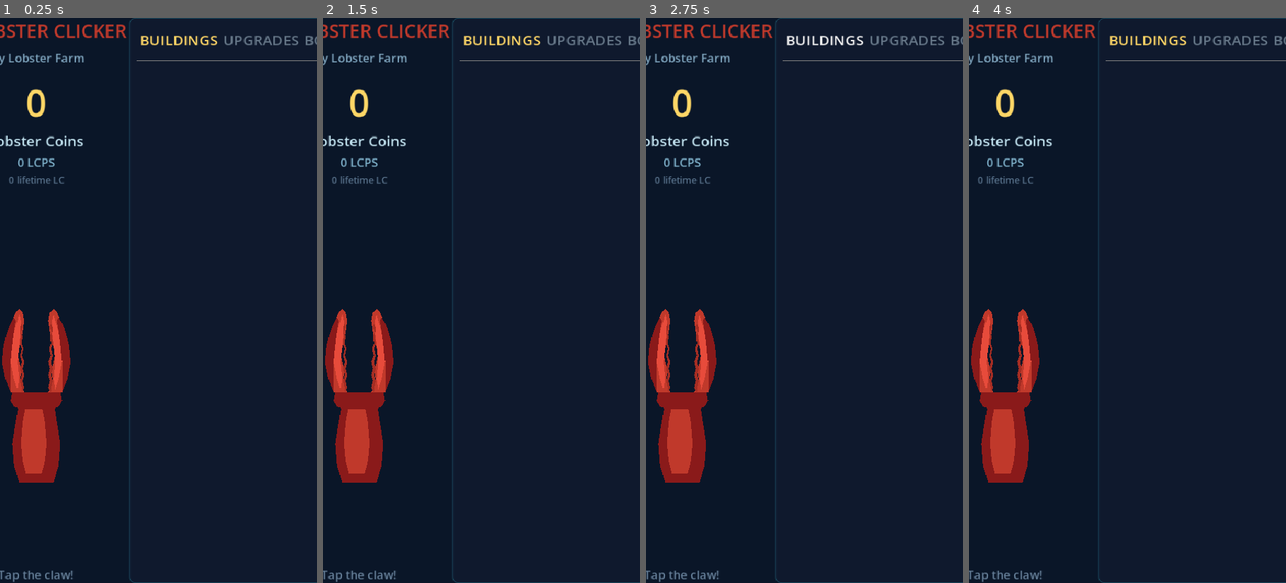
Above: before the commit, frames 1-4 (left to right).
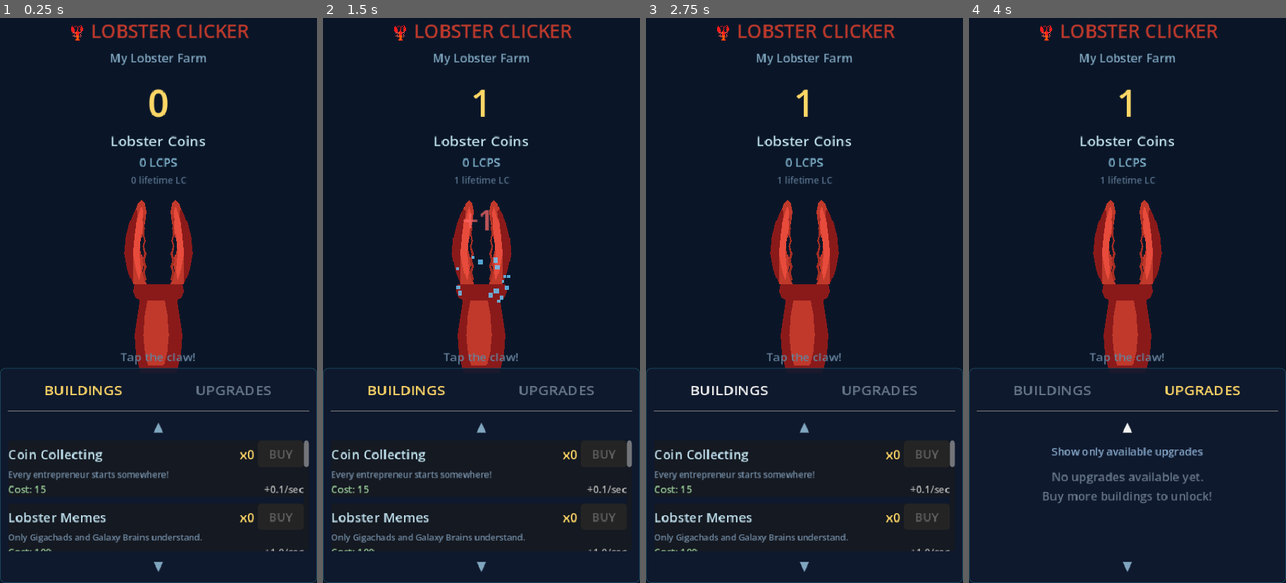
Above: after the commit, the same moments.

Repository: thecryptomasters/lobster-clicker
Game: Godot game, scene res://scenes/main.tscn
Two runs of this game, one before a commit and one after it. Both use one fixed random seed, a clock stepped at 60 frames per second and the inputs below.
Inputs (mouse positions are in pixels of both pictures, inside the frame that each line leads up to; where the layout moved, square brackets give the same spot in the first picture):
- Up to frame 1 (0.25 s): no input
- Up to frame 2 (1.5 s): click "My Lobster Farm" at 0.5 s; click (481, 272) [357, 379] at 1.25 s
- Up to frame 3 (2.75 s): click "BUILDINGS" at 2 s
- Up to frame 4 (4 s): click "UPGRADES" at 2.75 s; click (1127, 424) at 3.5 s, where only the run after the commit has a clickable "▲"

The runs differ from the first frame. In frame 1, 13% of the frame differs, in the area x 0-100%, y 0-100%; in frame 2, 13%; in frame 3, 13%; in frame 4, 13%.
Error before the commit: Parse Error: There is already a variable named "pulse" declared in this scope. (res://scenes/main.gd:206)

Commit message:
revert: remove all background animation changes - restore working state

Diff:
--- a/scenes/main.gd
+++ b/scenes/main.gd
@@ -123,13 +123,6 @@
 		offline_popup.visible = false
 
 func _process(delta: float) -> void:
-	# Animate background gradient pulse
-	var bg := $Background as ColorRect
-	var pulse := (sin(Time.get_ticks_msec() / 1000.0 * 0.3) + 1.0) / 2.0
-	var color_deep := Color(0.02, 0.06, 0.14)
-	var color_light := Color(0.06, 0.12, 0.22)
-	bg.color = color_deep.lerp(color_light, pulse * 0.5)
-
 	# Hold-to-click: auto-fire clicks while holding
 	if _is_holding and GameManager.is_hold_click_unlocked():
 		_hold_timer += delta
--- a/scenes/main.tscn
+++ b/scenes/main.tscn
@@ -32,7 +32,6 @@
 anchors_preset = 15
 anchor_right = 1.0
 anchor_bottom = 1.0
-mouse_filter = 2
 color = Color(0.039, 0.086, 0.157, 1)
 
 [node name="RootContainer" type="BoxContainer" parent="."]
@@ -139,42 +138,6 @@
 [node name="ClawPivot" type="Node2D" parent="RootContainer/LeftSection/ClawCenter/ClawButton"]
 position = Vector2(100, 120)
 scale = Vector2(1.3, 1.3)
-
-[node name="AmbientBubbles" type="CPUParticles2D" parent="RootContainer/LeftSection/ClawCenter/ClawButton/ClawPivot"]
-z_index = -2
-emitting = true
-amount = 18
-lifetime = 4.0
-speed_scale = 0.6
-emission_shape = 1
-emission_sphere_radius = 80.0
-direction = Vector2(0, -1)
-spread = 20.0
-gravity = Vector2(0, -15)
-initial_velocity_min = 12.0
-initial_velocity_max = 30.0
-angular_velocity_min = -15.0
-angular_velocity_max = 15.0
-scale_amount_min = 2.0
-scale_amount_max = 5.0
-color = Color(0.4, 0.7, 0.9, 0.2)
-
-[node name="AmbientBubbles2" type="CPUParticles2D" parent="RootContainer/LeftSection/ClawCenter/ClawButton/ClawPivot"]
-z_index = -2
-emitting = true
-amount = 8
-lifetime = 5.5
-speed_scale = 0.35
-emission_shape = 1
-emission_sphere_radius = 100.0
-direction = Vector2(0, -1)
-spread = 25.0
-gravity = Vector2(0, -8)
-initial_velocity_min = 6.0
-initial_velocity_max = 16.0
-scale_amount_min = 4.0
-scale_amount_max = 9.0
-color = Color(0.5, 0.8, 1.0, 0.1)
 
 [node name="BoostAura" type="CPUParticles2D" parent="RootContainer/LeftSection/ClawCenter/ClawButton/ClawPivot"]
 unique_name_in_owner = true
Not shown, changed: export/index.html
Not shown, changed: export/index.pck
